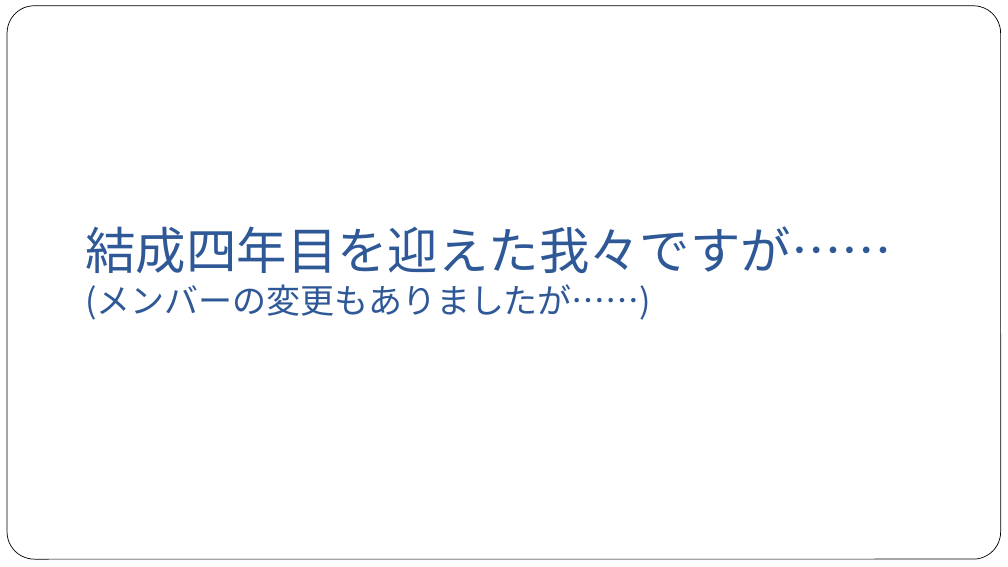
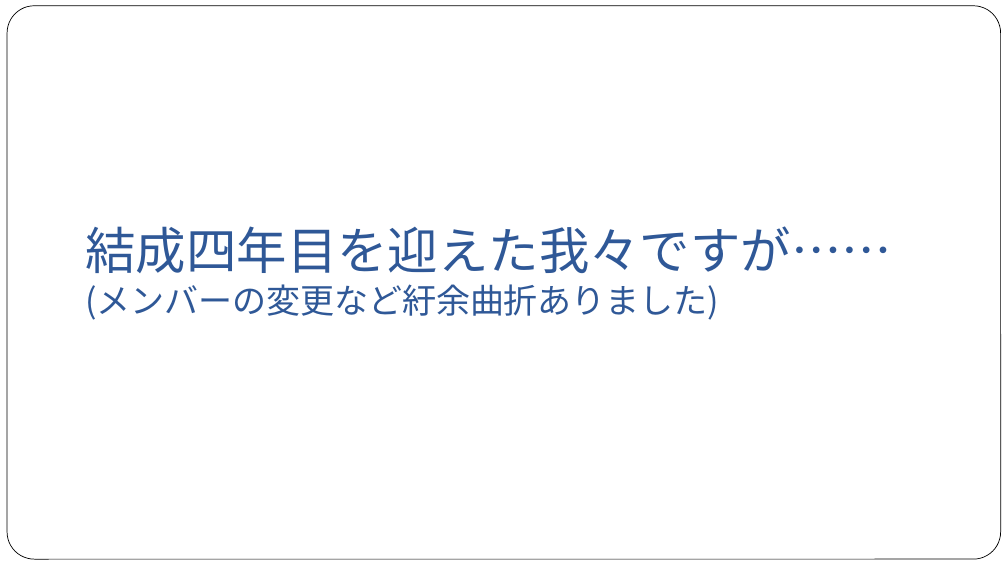
Before and after one commit to NyamLand/VSRPG, a slide deck: slide 5 of 仕様/プレゼンテーション/第一回発表.pptx (slide 4 before the commit). Drawn at 1008x567 pixels with LibreOffice and Linux fonts; fonts in the diff are those of the drawing. Boxes give left, top, right and bottom in pixels: in the first picture for what was removed or moved away, otherwise in the second. Text is boxed around its words. In the diff, an @@ line names an element or a change of style, - is before the commit and + after.

```diff
--- a/仕様/プレゼンテーション/第一回発表.pptx
+++ b/仕様/プレゼンテーション/第一回発表.pptx
@@ title at [86,226,892,320]: text changed @@
-結成四年目を迎えた我々ですが……
-(メンバーの変更もありましたが……)
+結成四年目を迎えた我々ですが……
+(メンバーの変更など紆余曲折ありました)
```
Also in this commit, not shown: 13 other slides changed, 7 slides added, 1 slide removed, 12 other files.
